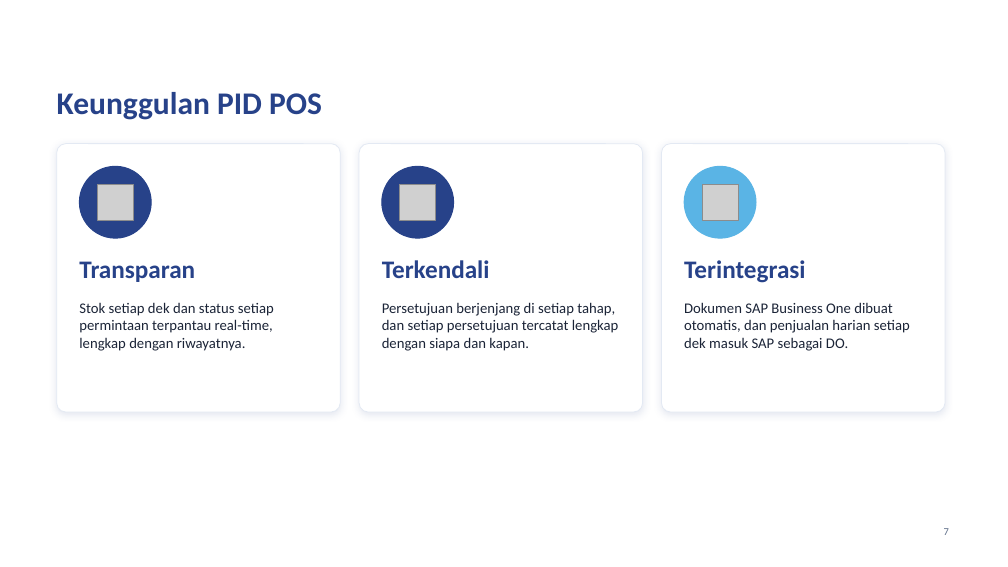
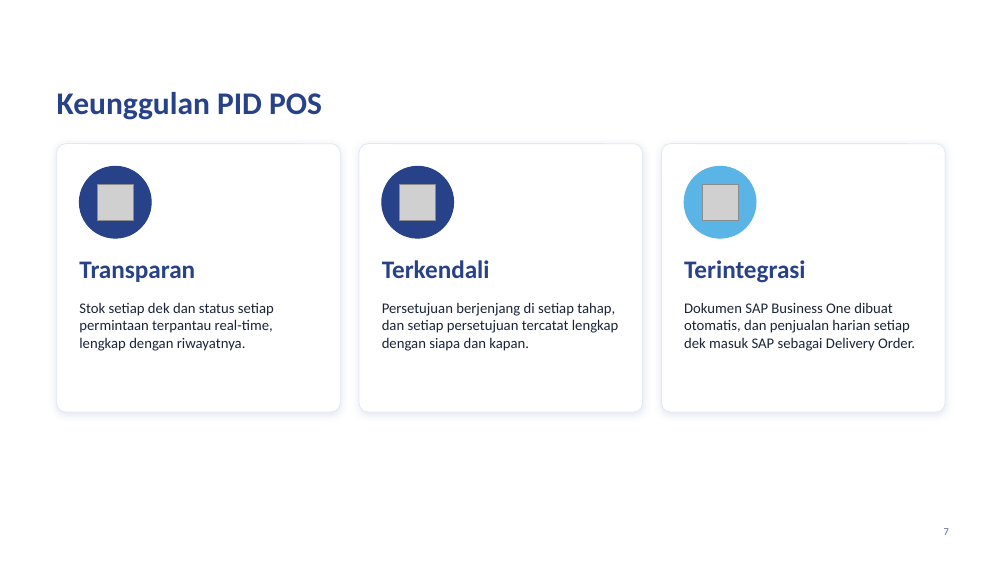
Before and after one commit to alfiandarmawan35/claude, a slide deck: slide 7 of docs/PID_POS_Paparan_Direksi_Template.pptx. Drawn at 1008x567 pixels with LibreOffice and Linux fonts; fonts in the diff are those of the drawing; grey boxes stand for pictures; background and template pictures are left out. Boxes give left, top, right and bottom in pixels: in the first picture for what was removed or moved away, otherwise in the second. Text is boxed around its words. In the diff, an @@ line names an element or a change of style, - is before the commit and + after.

```diff
--- a/docs/PID_POS_Paparan_Direksi_Template.pptx
+++ b/docs/PID_POS_Paparan_Direksi_Template.pptx
@@ text at (x1=684, y1=302, x2=915, y2=351): text changed @@
-Dokumen SAP Business One dibuat otomatis, dan penjualan harian setiap dek masuk SAP sebagai DO.
+Dokumen SAP Business One dibuat otomatis, dan penjualan harian setiap dek masuk SAP sebagai Delivery Order.
```
Also in this commit, not shown: 4 other slides changed, 1 other file.
